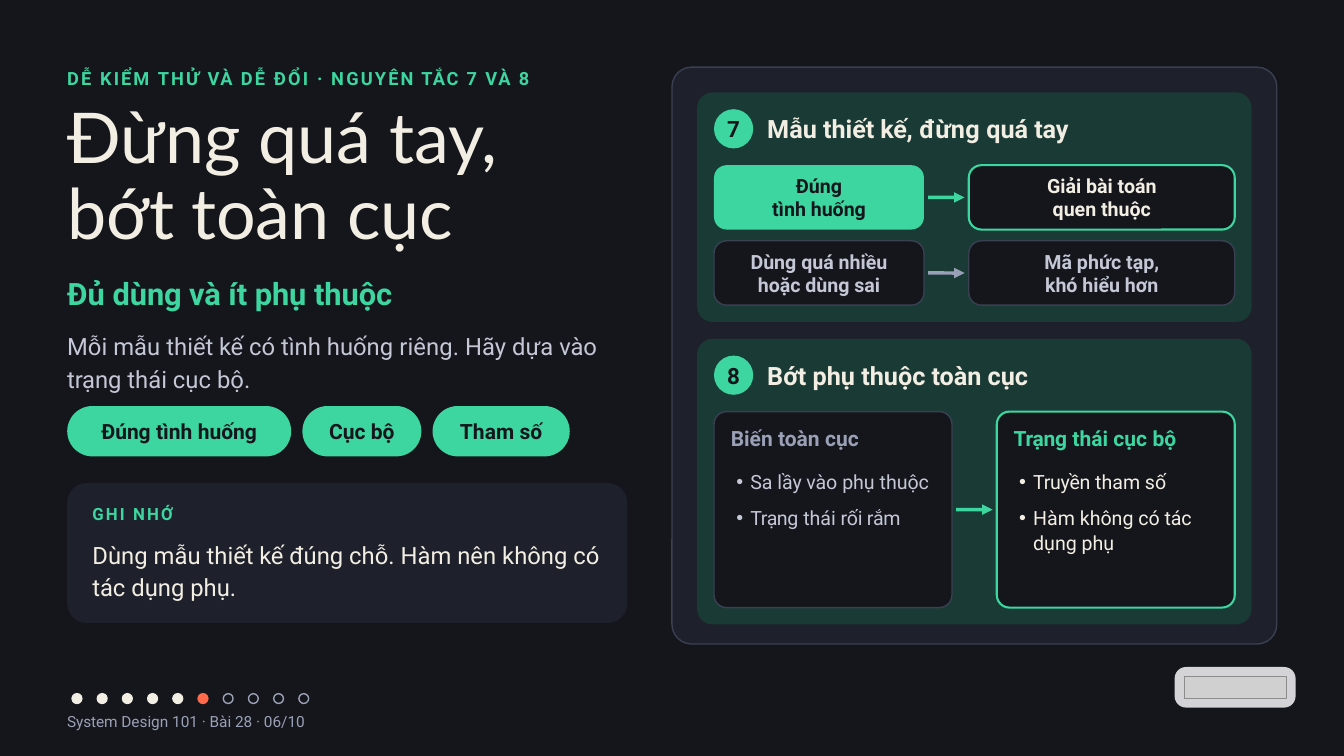
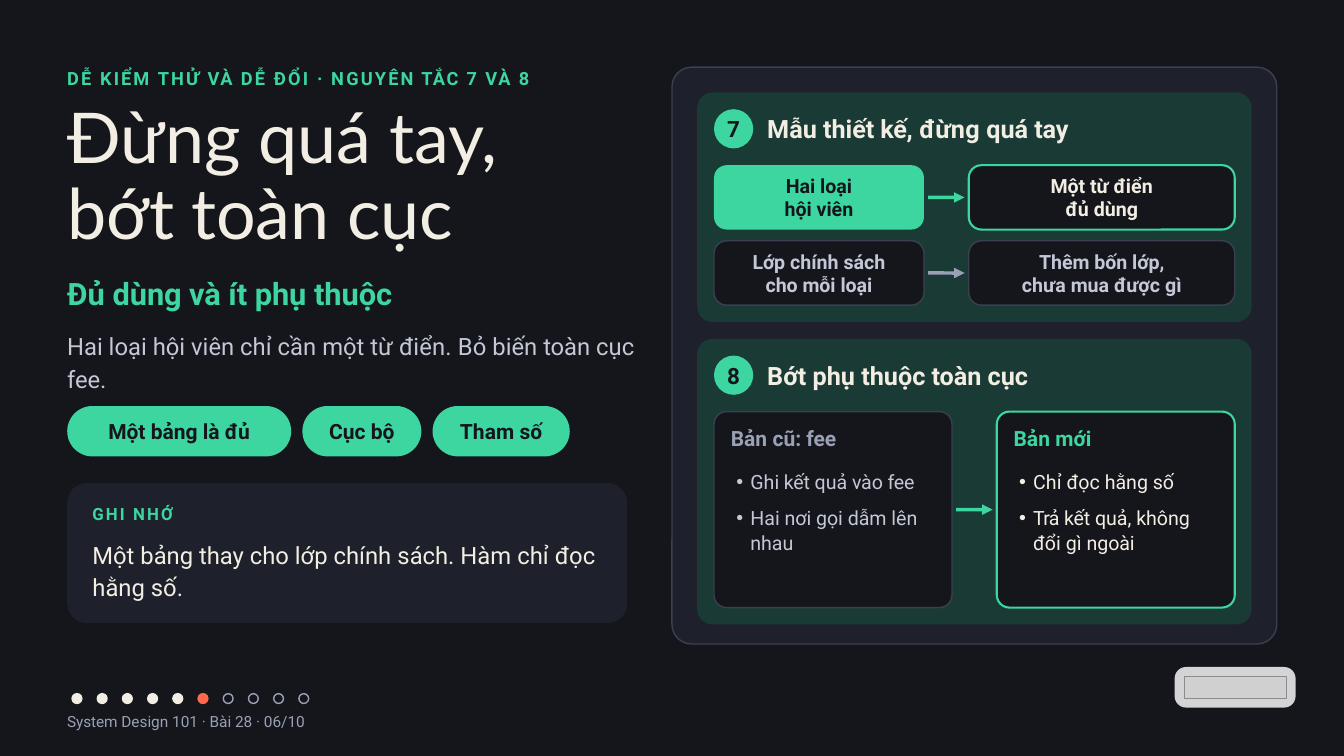
Before and after one commit to vohoailinh90/tool-marketing-studio, a slide deck: slide 6 of system-design-101/vi/lessons/sd-10-028/slides/sd-10-028.pptx. Drawn at 1344x756 pixels with LibreOffice and Linux fonts; fonts in the diff are those of the drawing; grey boxes stand for pictures. Boxes give left, top, right and bottom in pixels: in the first picture for what was removed or moved away, otherwise in the second. Text is boxed around its words. In the diff, an @@ line names an element or a change of style, - is before the commit and + after.

```diff
--- a/system-design-101/vi/lessons/sd-10-028/slides/sd-10-028.pptx
+++ b/system-design-101/vi/lessons/sd-10-028/slides/sd-10-028.pptx
@@ text at (785,178,854,220): text changed @@
-Đúng
-tình huống
+Hai loại
+hội viên
@@ text at (1051,177,1153,220): text changed @@
-Giải bài toán
-quen thuộc
+Một từ điển
+đủ dùng
@@ text at (753,254,886,296): text changed @@
-Dùng quá nhiều
-hoặc dùng sai
+Lớp chính sách
+cho mỗi loại
@@ text at (1022,253,1182,296): text changed @@
-Mã phức tạp,
-khó hiểu hơn
+Thêm bốn lớp,
+chưa mua được gì
@@ text at (67,335,634,388): text changed @@
-Mỗi mẫu thiết kế có tình huống riêng. Hãy dựa vào trạng thái cục bộ.
+Hai loại hội viên chỉ cần một từ điển. Bỏ biến toàn cục fee.
@@ text in rounded rectangle at (108,422,250,444): text changed @@
-Đúng tình huống
+Một bảng là đủ
@@ text at (731,429,836,446): text changed @@
-Biến toàn cục
+Bản cũ: fee
@@ text at (1014,429,1091,446): text changed @@
-Trạng thái cục bộ
+Bản mới
@@ text at (750,473,917,550): text changed @@
-• Sa lầy vào phụ thuộc
-• Trạng thái rối rắm
+• Ghi kết quả vào fee
+• Hai nơi gọi dẫm lên nhau
@@ text at (1033,473,1190,554): text changed @@
-• Truyền tham số
-• Hàm không có tác dụng phụ
+• Chỉ đọc hằng số
+• Trả kết quả, không đổi gì ngoài
@@ text at (92,544,596,601): text changed @@
-Dùng mẫu thiết kế đúng chỗ. Hàm nên không có tác dụng phụ.
+Một bảng thay cho lớp chính sách. Hàm chỉ đọc hằng số.
```
Also in this commit, not shown: 9 other slides changed.
